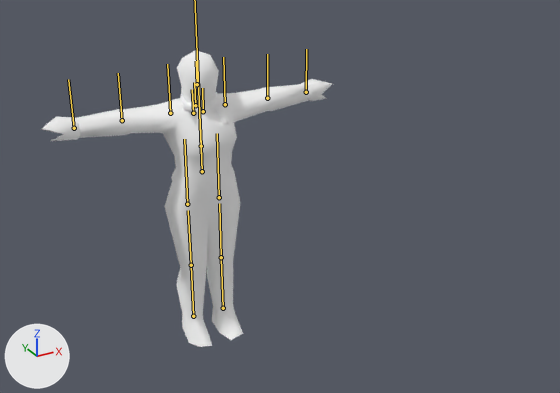
The glTF model docs/poses/lco_0.glb as it was, and as the next commit left it.
Camera for both pictures: a 50 mm lens placed at (-1.61, -3.86, 1.67), pointed at (0.02, -0.89, 0.18). Arrows for +X, +Y and +Z are at lower left; the lights stay in place. The picture after the commit comes second. The bones that change, and the others that lie on the model, are drawn over the model as lines.

The first picture shows 'Group[0]', 'Group[100]'.
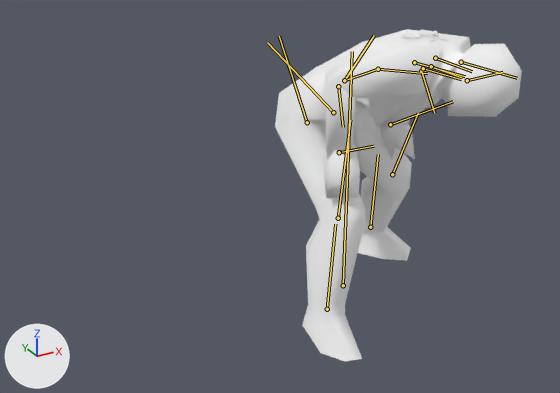
The newer file adds an action. The first version stands in its rest pose; the second is drawn at frame 45 of the action 'Motion[5]_start'.

The edits, one by one:
Bone 'reference' (bone_reference) moves from (0.0, 0.0, 0.0) to (0.0, 0.0, 1.483).
Bone '0:0' (bone_0_0) moves from (0.0, 0.0, 0.0) to (-0.027, 0.893, -0.002).
Bone '0:0' (bone_0_0) turns from (0, 0, 0) to (29, 28, -4) degrees about its own x, y and z.
Bone '1:17' (bone_1_17) turns from (0, 0, 0) to (-77, -26, 10) degrees about its own x, y and z.
Bone '2:18' (bone_2_18) turns from (0, 0, 0) to (44, 0, 0) degrees about its own x, y and z.
Bone '3:19' (bone_3_19) turns from (0, 0, 0) to (7, 3, 6) degrees about its own x, y and z.
Bone '4:14' (bone_4_14) turns from (0, 0, 0) to (-60, 30, 14) degrees about its own x, y and z.
Bone '5:15' (bone_5_15) turns from (0, 0, 0) to (52, 0, 0) degrees about its own x, y and z.
Bone '6:16' (bone_6_16) turns from (0, 0, 0) to (-12, -10, -19) degrees about its own x, y and z.
Bone '7:1' (bone_7_1) turns from (0, 0, 0) to (35, -4, 2) degrees about its own x, y and z.
Bone '8:2' (bone_8_2) turns from (0, 0, 0) to (20, -3, -1) degrees about its own x, y and z.
Bone '9:3' (bone_9_3) turns from (0, 0, 0) to (17, 4, -10) degrees about its own x, y and z.
Bone '10:4' (bone_10_4) turns from (0, 0, 0) to (-35, -5, 17) degrees about its own x, y and z.
Bone '11:9' (bone_11_9) turns from (0, 0, 0) to (14, -5, -18) degrees about its own x, y and z.
Bone '12:10' (bone_12_10) turns from (0, 0, 0) to (21, 26, 74) degrees about its own x, y and z.
Bone '13:11' (bone_13_11) turns from (0, 0, 0) to (0, 81, 0) degrees about its own x, y and z.
Bone '14:12' (bone_14_12) turns from (0, 0, 0) to (23, 5, -35) degrees about its own x, y and z.
Bone '15:5' (bone_15_5) turns from (0, 0, 0) to (10, 5, 14) degrees about its own x, y and z.
Bone '16:6' (bone_16_6) turns from (0, 0, 0) to (19, -17, -80) degrees about its own x, y and z.
Bone '17:7' (bone_17_7) turns from (0, 0, 0) to (0, -73, 0) degrees about its own x, y and z.
Bone '18:8' (bone_18_8) turns from (0, 0, 0) to (30, -10, 44) degrees about its own x, y and z.

Pixel boxes [x1, y1, x2, y2] of what changed, in the pictures (560 x 393 px):
'Group[100]', posed (15% narrower, 12% taller)
    before: [42, 50, 332, 347]
    after: [275, 29, 522, 361]
'Group[0]', posed
    before: [171, 91, 235, 193]
    after: [307, 30, 465, 122]
bone '0:0', root to tip
    before: (202, 171) to (200, 136)
    after: (344, 80) to (374, 35)
bone '1:17', root to tip
    before: (187, 204) to (184, 139)
    after: (307, 122) to (279, 36)
bone '2:18', root to tip
    before: (191, 265) to (188, 210)
    after: (338, 218) to (350, 120)
bone '3:19', root to tip
    before: (193, 316) to (191, 265)
    after: (327, 309) to (335, 224)
bone '4:14', root to tip
    before: (219, 197) to (217, 133)
    after: (333, 112) to (267, 42)
bone '5:15', root to tip
    before: (221, 257) to (219, 203)
    after: (392, 174) to (418, 113)
bone '6:16', root to tip
    before: (223, 308) to (221, 257)
    after: (370, 227) to (378, 154)
bone '7:1', root to tip
    before: (202, 171) to (201, 146)
    after: (344, 80) to (378, 69)
bone '8:2', root to tip
    before: (201, 146) to (199, 112)
    after: (378, 69) to (427, 73)
bone '9:3', root to tip
    before: (195, 105) to (194, 82)
    after: (435, 58) to (472, 71)
bone '10:4', root to tip
    before: (197, 84) to (196, 61)
    after: (467, 80) to (503, 72)
bone '11:9', root to tip
    before: (193, 113) to (192, 89)
    after: (423, 68) to (461, 79)
bone '12:10', root to tip
    before: (170, 113) to (167, 64)
    after: (421, 71) to (434, 113)
bone '13:11', root to tip
    before: (122, 120) to (118, 73)
    after: (338, 86) to (343, 127)
bone '14:12', root to tip
    before: (74, 128) to (68, 79)
    after: (339, 152) to (373, 146)
bone '15:5', root to tip
    before: (203, 111) to (202, 88)
    after: (431, 66) to (461, 77)
bone '16:6', root to tip
    before: (225, 104) to (223, 57)
    after: (461, 62) to (517, 78)
bone '17:7', root to tip
    before: (267, 98) to (267, 54)
    after: (414, 62) to (465, 76)
bone '18:8', root to tip
    before: (306, 92) to (306, 49)
    after: (390, 124) to (453, 101)
